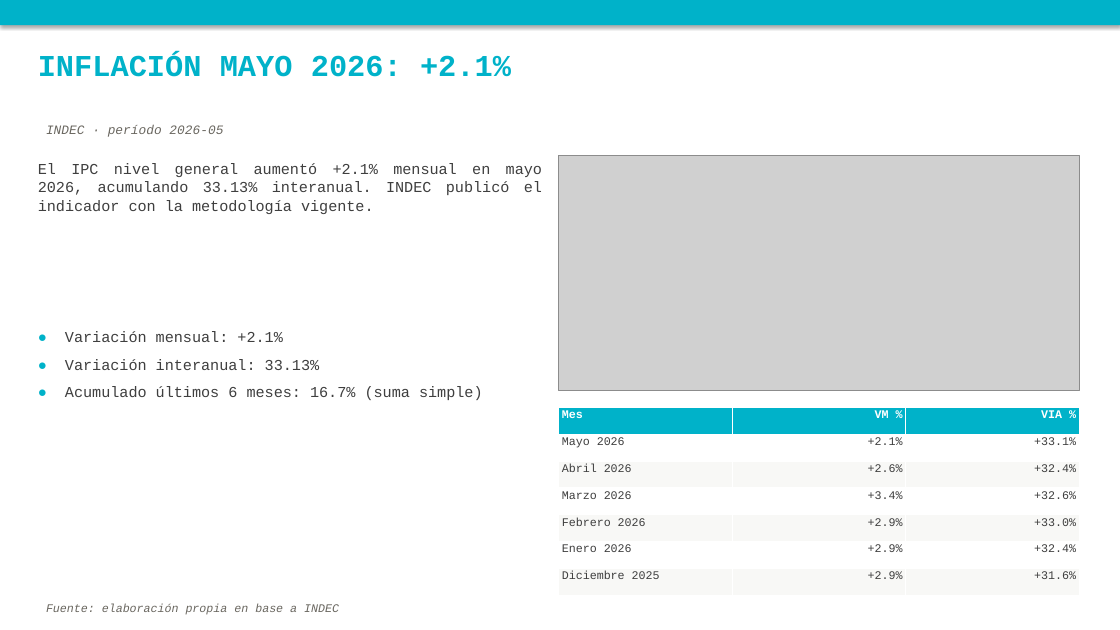
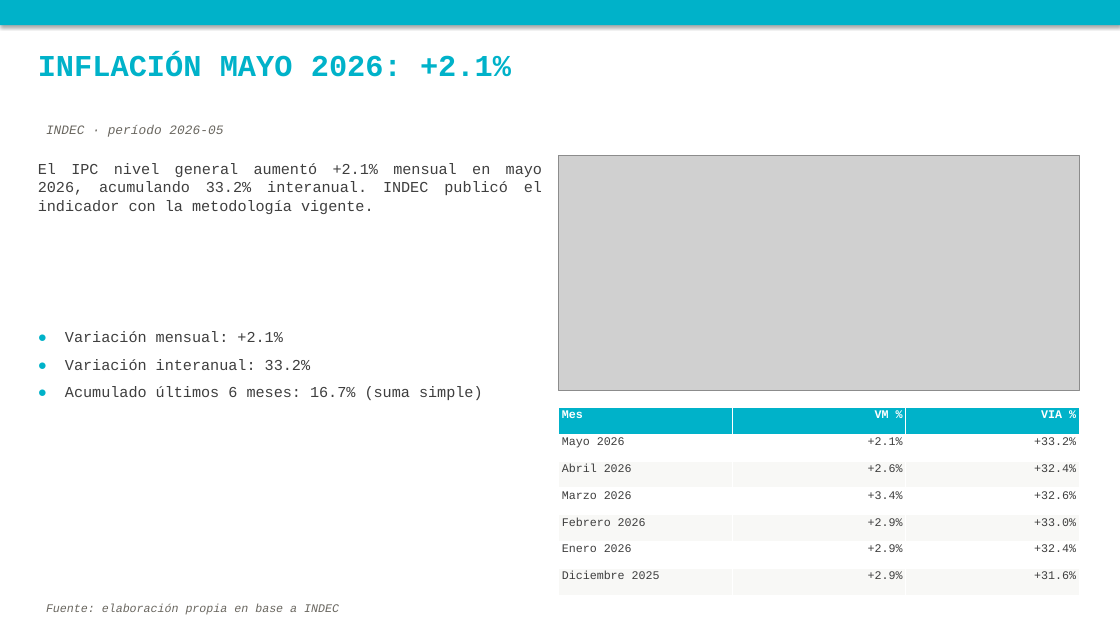
Before and after one commit to nwalovnik/boludos-ppt, a slide deck: slide 4 of publicaciones_semana.pptx. Drawn at 1120x630 pixels with LibreOffice and Linux fonts; fonts in the diff are those of the drawing; grey boxes stand for pictures. Boxes give left, top, right and bottom in pixels: in the first picture for what was removed or moved away, otherwise in the second. Text is boxed around its words. In the diff, an @@ line names an element or a change of style, - is before the commit and + after.

Commit message:
data: update 2026-06-12 ( data.json despidos.json scraper/historical_despidos.json publicaciones_semana.pptx rrii_brutas.xlsx)

```diff
--- a/publicaciones_semana.pptx
+++ b/publicaciones_semana.pptx
@@ text at <box>38,163,542,214</box>: text changed @@
-El IPC nivel general aumentó +2.1% mensual en mayo 2026, acumulando 33.13% interanual. INDEC publicó el indicador con la metodología vigente.
+El IPC nivel general aumentó +2.1% mensual en mayo 2026, acumulando 33.2% interanual. INDEC publicó el indicador con la metodología vigente.
@@ text at <box>65,359,310,370</box>: text changed @@
-● Variación interanual: 33.13%
+● Variación interanual: 33.2%
@@ table at <box>559,408,1081,596</box> @@
-row 2, column 3: +33.1%
+row 2, column 3: +33.2%
```
Also in this commit, not shown: 4 other files.
